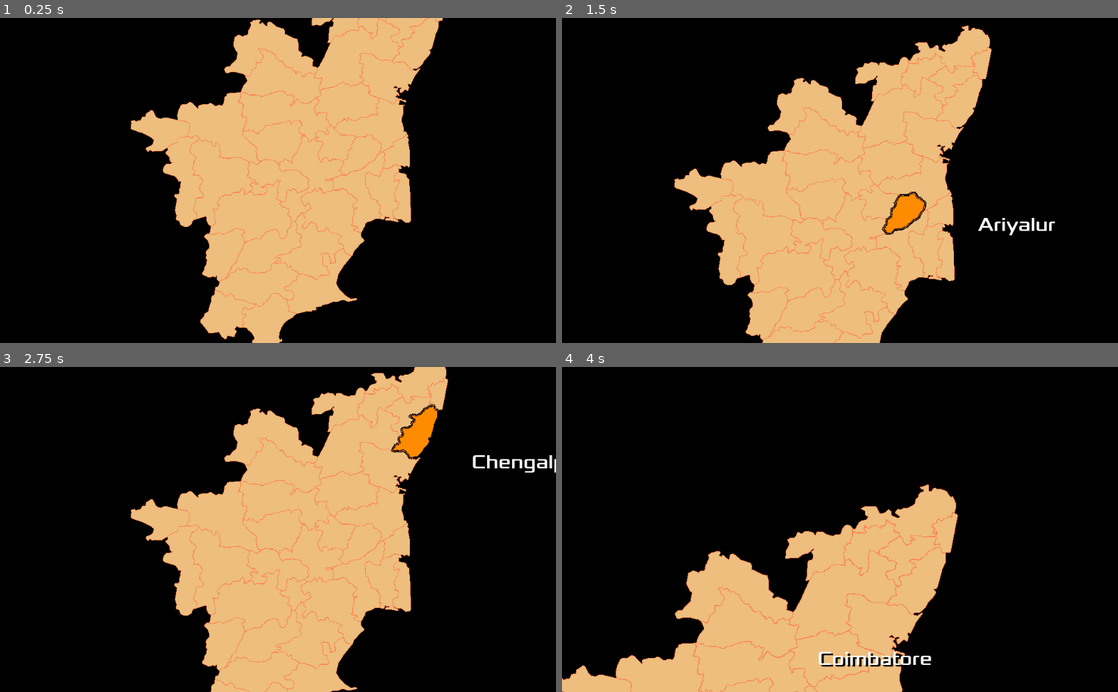
Above: before the commit, frames 1-4 (two rows, left to right).
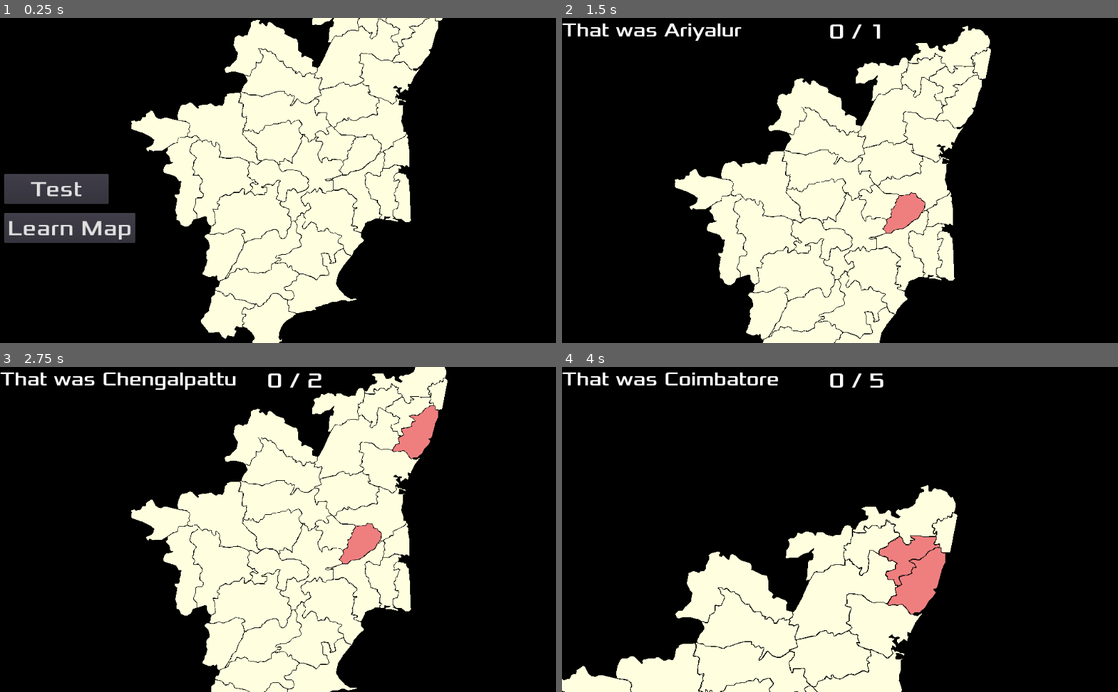
Above: after the commit, the same moments.

Repository: sharun-s/godot-tn
Game: Godot game, scene res://Node2D.tscn
Same seed, same stepped clock (60 frames per second), same inputs: the game is played once before the commit and once after it.
Inputs (mouse positions are in pixels of both pictures, inside the frame that each line leads up to):
- Up to frame 1 (0.25 s): no input
- Up to frame 2 (1.5 s): click (617, 190) at 0.5 s, where only the run after the commit has a clickable "Test"; tap Enter at 1.25 s; drag from (923, 154) to (979, 44) at 1.27 s
- Up to frame 3 (2.75 s): tap Space at 2 s; drag from (361, 526) to (305, 636) at 2.02 s
- Up to frame 4 (4 s): tap Enter at 2.75 s; move the mouse to (1001, 393) at 2.77 s; hold Mouse wheel up (zoom_in) 2.78-3.5 s; click (1001, 393) at 2.92 s; tap Space at 3.5 s; drag from (717, 581) to (1012, 406) at 3.52 s

The runs differ from the first frame. In frame 1, 36% of the frame differs, in the area x 0-80%, y 0-100%; in frame 2, 32%; in frame 3, 33%; in frame 4, 23%.

Commit message:
Basic scoring system for identifying districts in 10 turns

Diff:
--- a/Node2D.tscn
+++ b/Node2D.tscn
@@ -6,6 +6,18 @@
 
 [sub_resource type="DynamicFont" id=1]
 size = 36
+font_data = ExtResource( 3 )
+
+[sub_resource type="DynamicFont" id=2]
+size = 36
+font_data = ExtResource( 3 )
+
+[sub_resource type="DynamicFont" id=3]
+size = 40
+font_data = ExtResource( 3 )
+
+[sub_resource type="DynamicFont" id=4]
+size = 40
 font_data = ExtResource( 3 )
 
 [node name="TN" type="Node2D"]
@@ -30,3 +42,52 @@
 __meta__ = {
 "_edit_use_anchors_": false
 }
+
+[node name="Message" type="Label" parent="HUD"]
+custom_fonts/font = SubResource( 2 )
+__meta__ = {
+"_edit_use_anchors_": false
+}
+
+[node name="Button" type="Button" parent="HUD"]
+anchor_top = 0.5
+anchor_bottom = 0.5
+margin_left = 8.0
+margin_top = -12.0
+margin_right = 200.0
+margin_bottom = 43.0
+custom_fonts/font = SubResource( 3 )
+text = "Test"
+__meta__ = {
+"_edit_use_anchors_": false
+}
+
+[node name="Learn" type="Button" parent="HUD"]
+anchor_top = 0.5
+anchor_bottom = 0.5
+margin_left = 8.0
+margin_top = 60.0
+margin_right = 200.0
+margin_bottom = 115.0
+custom_fonts/font = SubResource( 3 )
+text = "Learn Map"
+__meta__ = {
+"_edit_use_anchors_": false
+}
+
+[node name="Score" type="Label" parent="HUD"]
+anchor_left = 0.5
+anchor_right = 0.5
+margin_left = -20.0
+margin_right = 20.0
+margin_bottom = 14.0
+custom_fonts/font = SubResource( 4 )
+__meta__ = {
+"_edit_use_anchors_": false
+}
+
+[node name="Timer" type="Timer" parent="."]
+one_shot = true
+
+[connection signal="pressed" from="HUD/Button" to="." method="_on_Button_pressed"]
+[connection signal="pressed" from="HUD/Learn" to="." method="_on_Button_pressed"]
--- a/TN.gd
+++ b/TN.gd
@@ -42,6 +42,21 @@
 	Virudhunagar=[406.3,1340.1006]
 }
 
+var score=0
+var attempts=0
+var turns=10
+var game_in_progress=false
+var rng=RandomNumberGenerator.new()
+
+var challenge:=''
+var selected_district:=''
+var selected_color:=Color.darkorange
+var deselect_color:=Color.lightyellow#Color("eeffcc88")
+var selected_color_right:=Color.lightgreen
+var selected_color_wrong:=Color.lightcoral
+var border_color
+var border_width
+
 func create_polygons(s:Sprite):
 	var b=BitMap.new()
 	b.create_from_image_alpha(s.texture.get_data())
@@ -57,6 +72,7 @@
 	return [c, p]
 
 func _ready():
+	rng.randomize()
 	VisualServer.set_default_clear_color(Color("ff000000"))
 	for district in d.keys():
 		var a2d=Area2D.new()
@@ -82,35 +98,52 @@
 	$Camera2D.zoom=Vector2(2.4, 2.4)
 	update()
 
-var firstrun=true
 func _unhandled_input(event):
 	if event is InputEventKey:
 		if event.pressed and event.scancode == KEY_ESCAPE:
 			get_tree().quit()
 
-var selected_district:=''
-var selected_color:=Color.darkorange
-var deselect_color:=Color("eeffcc88")
-var border_color
-var border_width
-
 func on_district_select(viewport, event, idx, district):
 	if event is InputEventMouseButton and event.pressed:
 		select(district)
 
 func select(district):
-	#deselect district if one is already selected before selecting new one
-	#selecting = change color + add border
-	if district!=selected_district and selected_district!='':
-		deselect()
-	selected_district=district
-	$HUD/Label.text=district
-	var gpos=get_node(selected_district).position
-	$HUD/Label.rect_global_position =Vector2(330,0)+ gpos/($Camera2D.zoom)
-	var poly=get_node(selected_district).get_child(0)
-	poly.color=selected_color
-	#selected_district_border_pts=PoolVector2Array(poly.polygon)
-	update()
+	if game_in_progress:
+		if district == challenge:
+			score+=1
+			attempts+=1
+			$HUD/Score.text=str(score)+' / '+str(attempts)
+			get_node(district).get_child(0).color=selected_color_right
+			$HUD/Label.text=district
+			var gpos=get_node(district).position
+			$HUD/Label.rect_global_position =Vector2(330,0)+ gpos/($Camera2D.zoom)
+			timed_msg("Correct!", 2)
+			yield($Timer, "timeout")
+			if attempts < turns:
+				new_challenge()
+		else:
+			attempts+=1
+			$HUD/Score.text=str(score)+' / '+str(attempts)
+			get_node(district).get_child(0).color=selected_color_wrong
+			$HUD/Message.text='That was '+district
+		if attempts==turns:
+			timed_msg('Not bad! \nYou scored '+str(score)+' / '+str(attempts),3)
+			yield($Timer, "timeout")
+			game_in_progress=false
+			game_over()
+	else:
+		#deselect district if one is already selected before selecting new one
+		#selecting = change color + add border
+		if district!=selected_district and selected_district!='':
+			deselect()
+		selected_district=district
+		$HUD/Label.text=district
+		var gpos=get_node(selected_district).position
+		$HUD/Label.rect_global_position =Vector2(330,0)+ gpos/($Camera2D.zoom)
+		var poly=get_node(selected_district).get_child(0)
+		poly.color=selected_color
+		#selected_district_border_pts=PoolVector2Array(poly.polygon)
+		update()
 
 func deselect():
 	get_node(selected_district).get_child(0).color=deselect_color
@@ -128,10 +161,40 @@
 	var center_at=Vector2(d[dist][0], d[dist][1])
 	if selected:
 		border_color=Color.black
-		border_width=10
+		border_width=5
 	else:
-		border_color=Color.coral
+		border_color=Color.black
 		border_width=2
 	for i in range(1, cnt):
 		draw_line(poly[i-1]+center_at, poly[i]+center_at, border_color, border_width )
 	draw_line(poly[cnt-1]+center_at, poly[0]+center_at, border_color, border_width )
+
+func _on_Button_pressed():
+	$HUD/Button.hide()
+	$HUD/Learn.hide()
+	start_game()
+
+func start_game():
+	score=0
+	attempts=0
+	game_in_progress=true
+	$HUD/Score.text=str(score)
+	$Timer.start()
+	$HUD/Message.text="You have 10 turns\n Find the Districts!"
+	yield($Timer,"timeout")
+	new_challenge()
+
+func new_challenge():
+	challenge=d.keys()[rng.randi_range(0,len(d)-1)]
+	$HUD/Message.text=challenge+" ???"
+
+func game_over():
+	$HUD/Score.text=''
+	$HUD/Message.text=''
+	$HUD/Button.show()
+	$HUD/Learn.show()
+
+func timed_msg(msg, showafter):
+	$Timer.wait_time=showafter
+	$Timer.start()
+	$HUD/Message.text=msg
Not shown: 1 places in Node2D.tscn that only renumber resources
